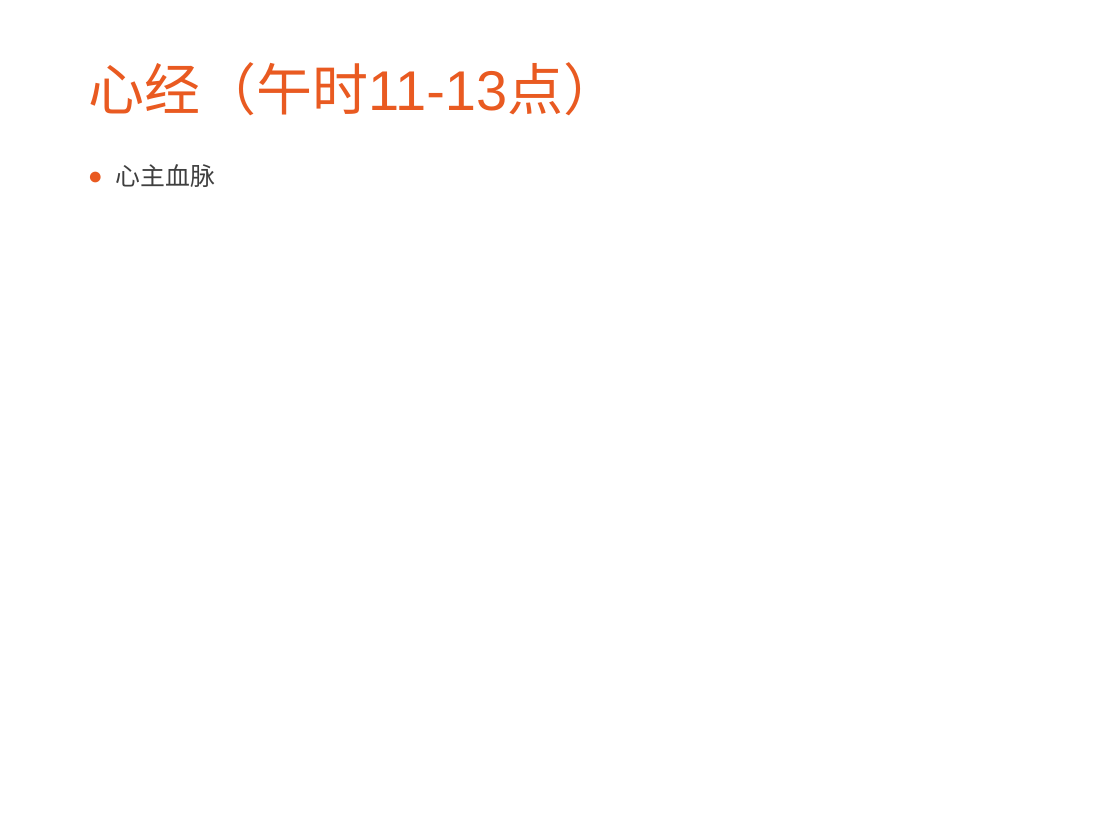
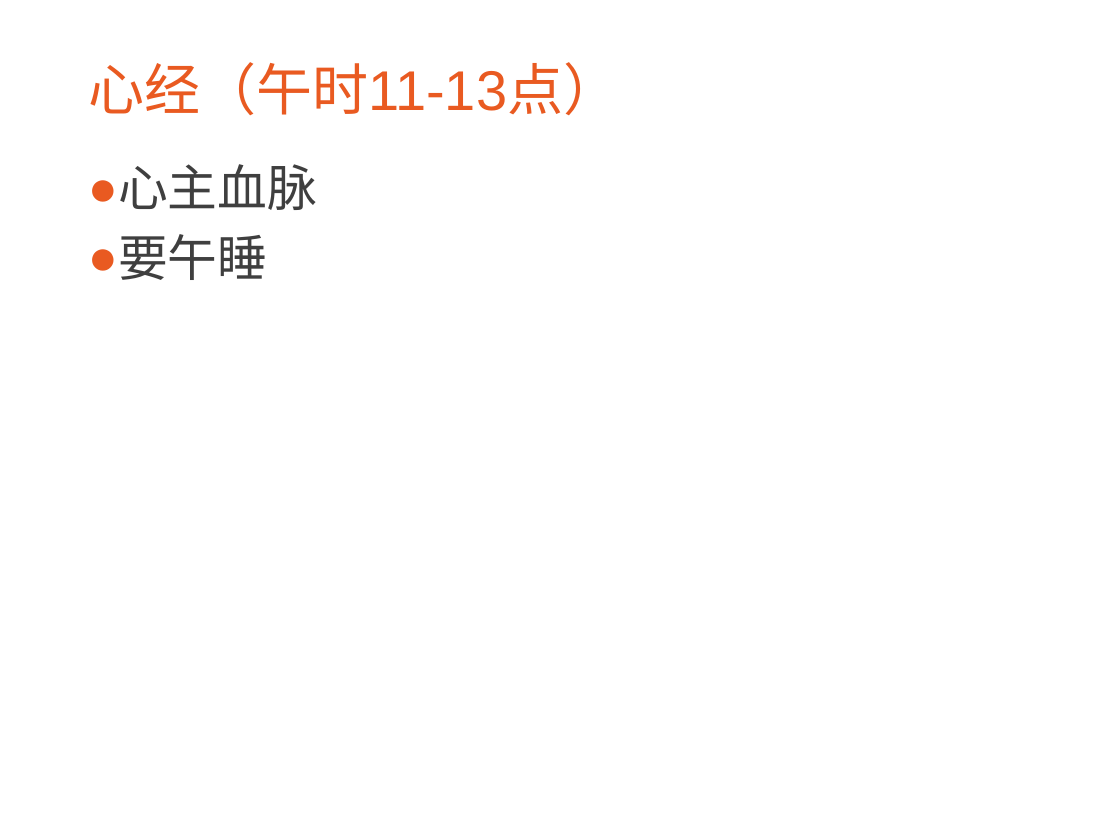
Before and after one commit to CatMan1994/file, a slide deck: slide 12 of 中医与养生分享会/中医与养生.ppt. Drawn at 1120x840 pixels with LibreOffice and Linux fonts; fonts in the diff are those of the drawing; background and template pictures are left out. Boxes give left, top, right and bottom in pixels: in the first picture for what was removed or moved away, otherwise in the second. Text is boxed around its words. In the diff, an @@ line names an element or a change of style, - is before the commit and + after.

```diff
--- a/中医与养生分享会/中医与养生.ppt
+++ b/中医与养生分享会/中医与养生.ppt
@@ text at bbox=[118, 164, 317, 210]: size 16 to 32 pt in "心主血脉" @@
@@ text at bbox=[118, 234, 267, 280]: paragraph added @@
+● 要午睡
```
Also in this commit, not shown: 5 other slides changed, 1 slide added, 3 slides removed, 1 other file.
